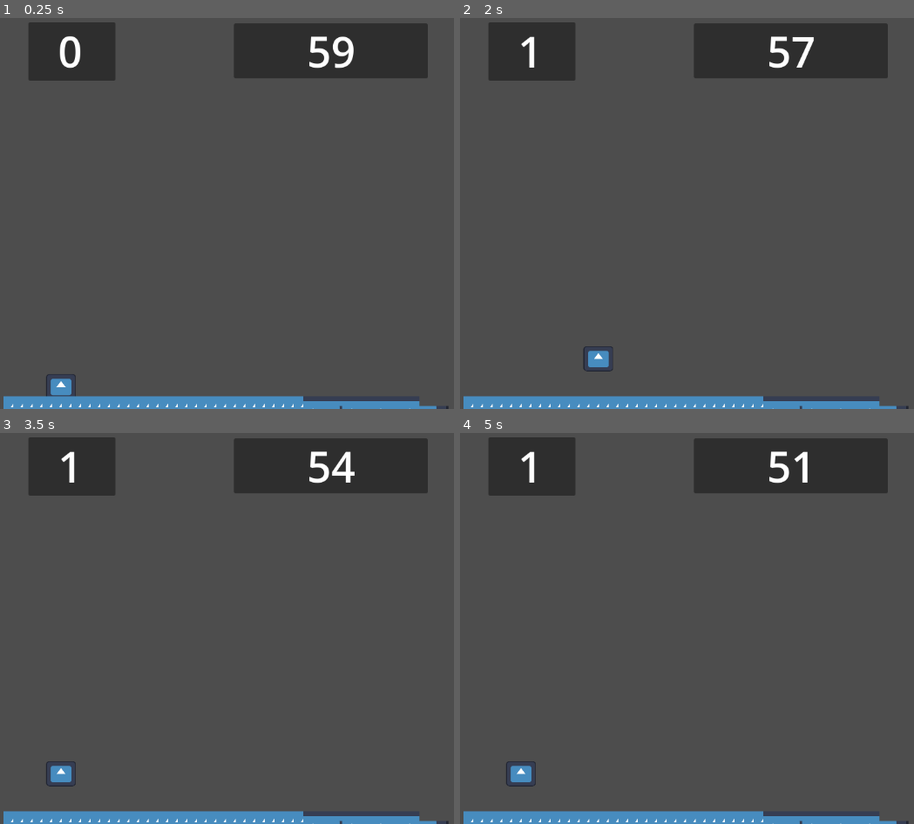
Above: before the commit, frames 1-4 (two rows, left to right).
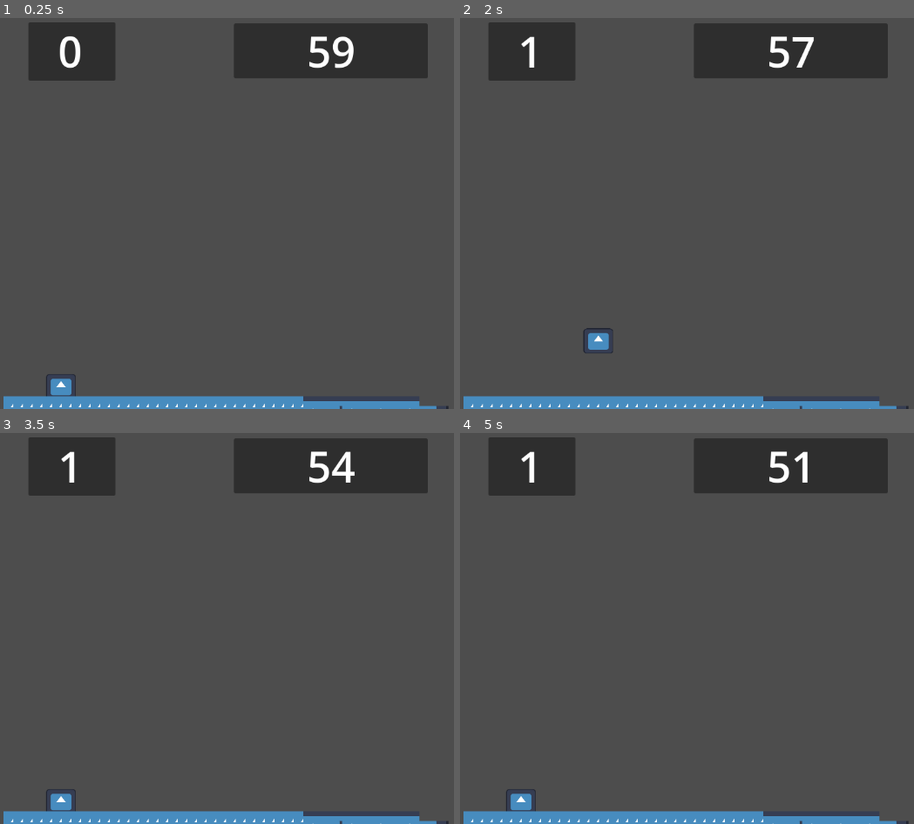
Above: after the commit, the same moments.

Repository: AnyOneS134/TrabzoznGameJam
Game: Godot game, scene res://Scene/node_2d.tscn
Two runs of this game, one before a commit and one after it. Both use one fixed random seed, a clock stepped at 60 frames per second and the inputs below. The engine's default icon, where the game draws it, is replaced by a stand-in: a white triangle on a blue panel in a dark square. Sound files missing from this copy of the repository are replaced by a short silence.
Inputs:
- Up to frame 1 (0.25 s): no input
- Up to frame 2 (2 s): tap Enter at 0.5 s; hold Right (ui_right) from 0.53 s (still down); tap Up (ui_up) at 0.77, 1.52 s
- Up to frame 3 (3.5 s): release Right (ui_right) at 2.03 s; hold Left (ui_left) 2.03-2.78 s; tap Space at 2.75 s; hold Right (ui_right) from 2.78 s (still down); tap Up (ui_up) at 3.02 s
- Up to frame 4 (5 s): tap Up (ui_up) at 3.77, 4.52 s; release Right (ui_right) at 4.28 s; hold Left (ui_left) from 4.28 s (still down)

The runs differ from the first frame. In frame 2, 0.5% of the frame differs, in the area x 27-34%, y 79-91%; in frame 3, 0.5%, in the area x 10-17%, y 83-97%; in frame 4, 0.5%.
Error after the commit: Invalid assignment of property or key 'texture' with value of type 'Dictionary' on a base object of type 'Sprite2D'. (res://Script/kirmizi.gd:15)

Commit message:
v1.5
karaktere Player tagı eklendi
platformlara başlandı

Diff:
--- /dev/null
+++ b/Scene/Platformlar/kirmizi.tscn
@@ -0,0 +1,33 @@
+[gd_scene format=3 uid="uid://bqvwi6vfjh6yj"]
+
+[ext_resource type="Texture2D" uid="uid://3wgqjvelioif" path="res://Sprite/icon.svg" id="1_28y7p"]
+[ext_resource type="Script" uid="uid://6auyxm70fbj" path="res://Script/kirmizi.gd" id="1_suf70"]
+
+[sub_resource type="RectangleShape2D" id="RectangleShape2D_suf70"]
+
+[sub_resource type="RectangleShape2D" id="RectangleShape2D_nxijf"]
+size = Vector2(18.961723, 10.526312)
+
+[node name="StaticBody2D" type="StaticBody2D" unique_id=782734911]
+scale = Vector2(4.2717643, 0.7600006)
+script = ExtResource("1_suf70")
+
+[node name="CollisionShape2D" type="CollisionShape2D" parent="." unique_id=533303678]
+visible = false
+shape = SubResource("RectangleShape2D_suf70")
+
+[node name="Area2D" type="Area2D" parent="." unique_id=1942034562]
+
+[node name="CollisionShape2D" type="CollisionShape2D" parent="Area2D" unique_id=1717072749]
+position = Vector2(-0.117047265, -10.526306)
+scale = Vector2(0.99999976, 0.9999996)
+shape = SubResource("RectangleShape2D_nxijf")
+
+[node name="Sprite2D" type="Sprite2D" parent="." unique_id=2087897174]
+position = Vector2(-0.010138943, 0.2378434)
+rotation = 3.1430955
+scale = Vector2(0.15593293, 0.1539046)
+texture = ExtResource("1_28y7p")
+
+[connection signal="body_entered" from="Area2D" to="." method="_on_area_2d_body_entered"]
+[connection signal="body_exited" from="Area2D" to="." method="_on_area_2d_body_exited"]
--- /dev/null
+++ b/Scene/ana_menu.tscn
@@ -0,0 +1,16 @@
+[gd_scene format=3 uid="uid://dn0pu3dou3q0d"]
+
+[ext_resource type="Script" uid="uid://b5u8cec831p7t" path="res://Script/ana_menu.gd" id="1_085df"]
+
+[node name="AnaMenu" type="Node2D" unique_id=968554928]
+script = ExtResource("1_085df")
+
+[node name="Button" type="Button" parent="." unique_id=152957906]
+offset_left = 402.0
+offset_top = 422.0
+offset_right = 782.0
+offset_bottom = 532.0
+theme_override_font_sizes/font_size = 50
+text = "Play"
+
+[connection signal="pressed" from="Button" to="." method="_on_button_pressed"]
--- a/Scene/node_2d.tscn
+++ b/Scene/node_2d.tscn
@@ -6,13 +6,14 @@
 [ext_resource type="AudioStream" uid="uid://ba2xmhuc5fpul" path="res://Ses/main.ogg" id="4_xvxua"]
 [ext_resource type="PackedScene" uid="uid://dikw5b7aj31wl" path="res://Scene/canvas_layer.tscn" id="5_60wmb"]
 [ext_resource type="PackedScene" uid="uid://n5wlqxecfkux" path="res://tile_map_layer.tscn" id="6_irwgg"]
+[ext_resource type="PackedScene" uid="uid://bqvwi6vfjh6yj" path="res://Scene/Platformlar/kirmizi.tscn" id="7_xvxua"]
 
 [sub_resource type="RectangleShape2D" id="RectangleShape2D_kdubu"]
 size = Vector2(37, 30)
 
 [node name="Node2D" type="Node2D" unique_id=1109650280]
 
-[node name="CharacterBody2D" type="CharacterBody2D" parent="." unique_id=7231338]
+[node name="CharacterBody2D" type="CharacterBody2D" parent="." unique_id=7231338 groups=["Player"]]
 position = Vector2(100, 549)
 script = ExtResource("1_l42dj")
 
@@ -39,3 +40,6 @@
 [node name="TileMapLayer" parent="." unique_id=1694814769 instance=ExtResource("6_irwgg")]
 position = Vector2(566, 291)
 tile_map_data = PackedByteArray("AADd/xUAAAACAAMAAADe/xUAAAACAAMAAADf/xUAAAACAAMAAADg/xUAAAACAAMAAADh/xUAAAACAAMAAADi/x …(2080 unchanged characters)…
+
+[node name="StaticBody2D" parent="." unique_id=782734911 instance=ExtResource("7_xvxua")]
+position = Vector2(225, 559)
--- /dev/null
+++ b/Script/ana_menu.gd
@@ -0,0 +1,15 @@
+extends Node2D
+
+
+# Called when the node enters the scene tree for the first time.
+func _ready() -> void:
+	pass # Replace with function body.
+
+
+# Called every frame. 'delta' is the elapsed time since the previous frame.
+func _process(delta: float) -> void:
+	pass
+
+
+func _on_button_pressed() -> void:
+	get_tree().change_scene_to_file("res://Scene/node_2d.tscn")
--- /dev/null
+++ b/Script/kirmizi.gd
@@ -0,0 +1,34 @@
+extends StaticBody2D
+
+@onready var sprite = $Sprite2D
+
+@onready var platform_renk = [
+	{"kirmizi" : preload("res://Sprite/icon.svg")},
+	{"sari" : preload("res://Sprite/icon.svg")},
+	{"yesil" : preload("res://Sprite/icon.svg")}
+]
+
+var renk_index = 0
+
+
+func _ready() -> void:
+	sprite.texture = platform_renk[renk_index]
+
+
+
+func _process(delta: float) -> void:
+	pass
+
+
+func _on_area_2d_body_entered(body: Node2D) -> void:
+	if body.is_in_group("Player"):
+		renk_index += 1
+		sprite.texture = platform_renk[renk_index]
+
+func _on_area_2d_body_exited(body: Node2D) -> void:
+	if body.is_in_group("Player"):
+		if renk_index == 2:
+			queue_free()
+
+
+		#	queue_free()
--- a/Script/movement.gd
+++ b/Script/movement.gd
@@ -19,7 +19,7 @@
 func _process(delta: float) -> void:
 
 	if not is_on_floor():
-		velocity.y = gravty * delta * 30
+		velocity.y = gravty * delta * 50
 
 	move_and_slide()
 
Not shown, added: Script/ana_menu.gd.uid
Not shown, added: Script/kirmizi.gd.uid
Renamed: Scene/node_2d.gd -> Script/node_2d.gd
Renamed: Scene/node_2d.gd.uid -> Script/node_2d.gd.uid
